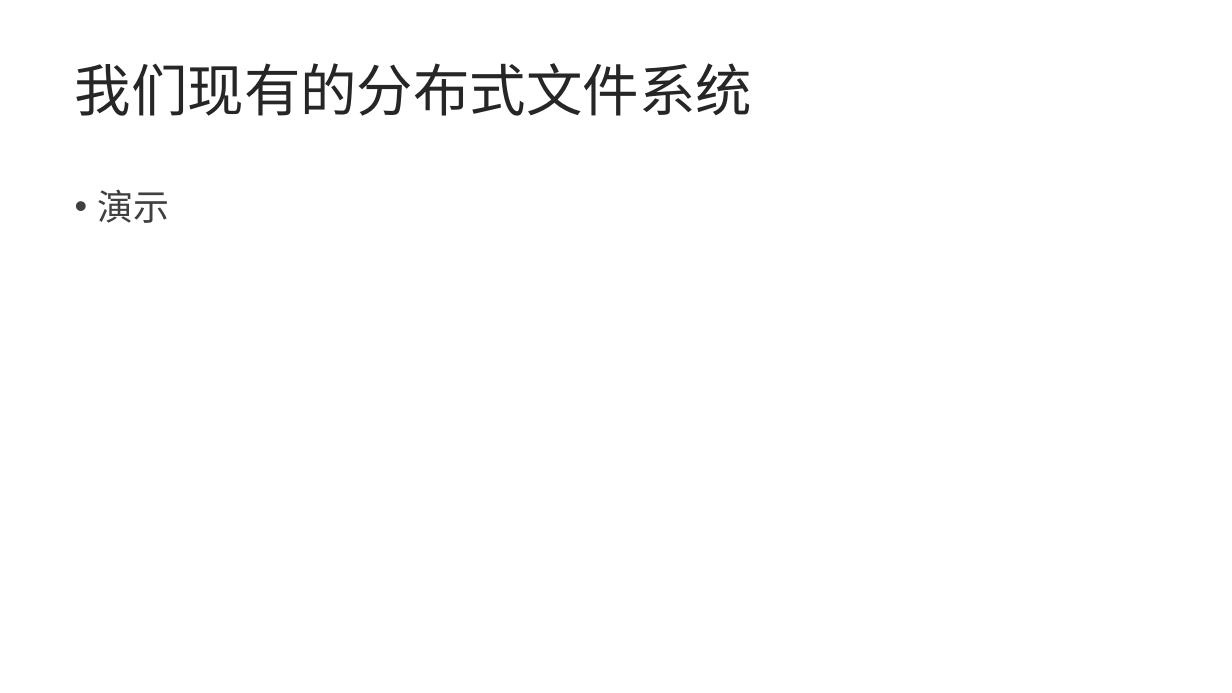
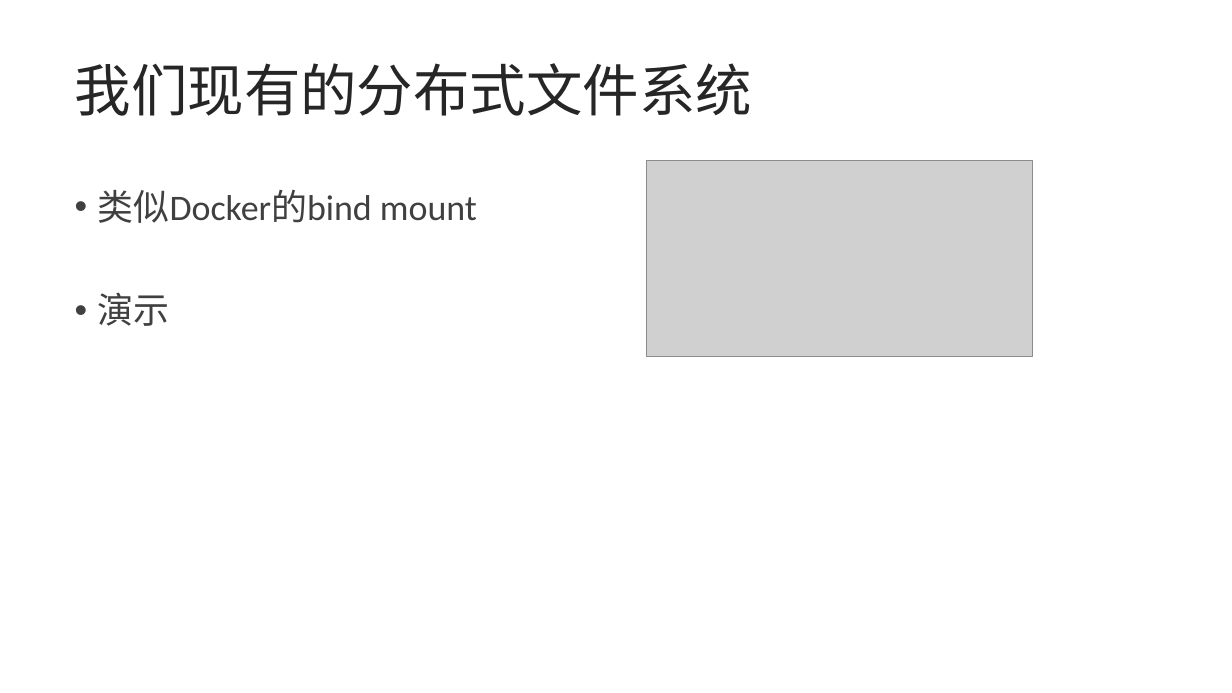
Before and after one commit to Sssssaltyfish/arceos, a slide deck: slide 6 of report/基于ArceOS的分布式文件系统设计.pptx. Drawn at 1232x693 pixels with LibreOffice and Linux fonts; fonts in the diff are those of the drawing; grey boxes stand for pictures; background and template pictures are left out. Boxes give left, top, right and bottom in pixels: in the first picture for what was removed or moved away, otherwise in the second. Text is boxed around its words. In the diff, an @@ line names an element or a change of style, - is before the commit and + after.

Commit message:
Updated ppt

```diff
--- a/report/基于ArceOS的分布式文件系统设计.pptx
+++ b/report/基于ArceOS的分布式文件系统设计.pptx
@@ picture added at [647,160,1032,357] @@
@@ text at [98,190,477,223]: paragraph added @@
+• 类似Docker的bind mount
```
Also in this commit, not shown: 1 other slide changed.
